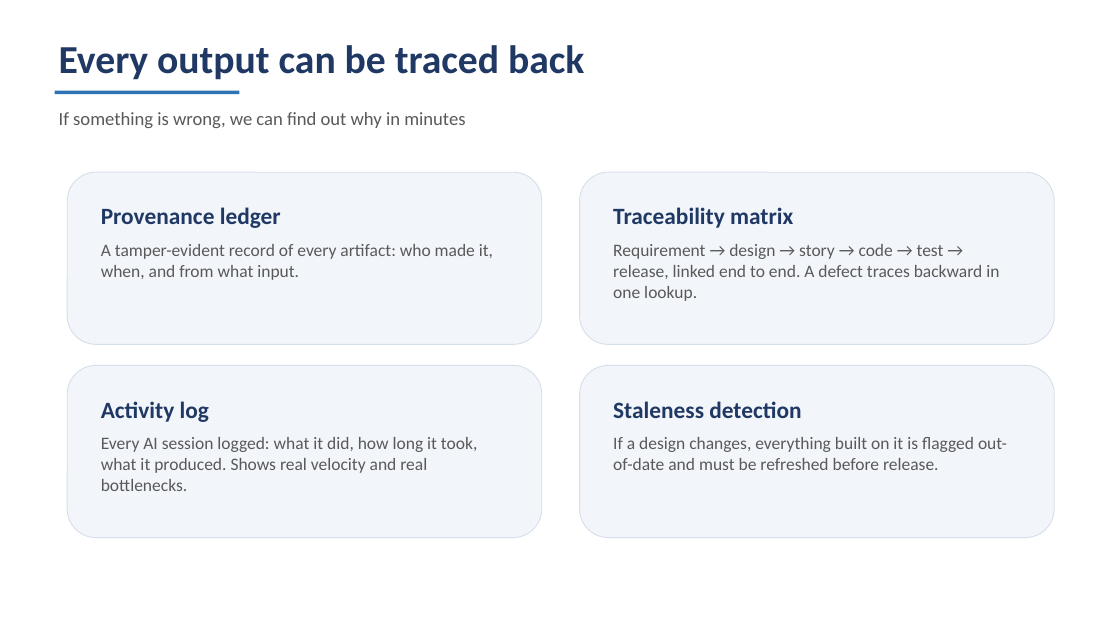
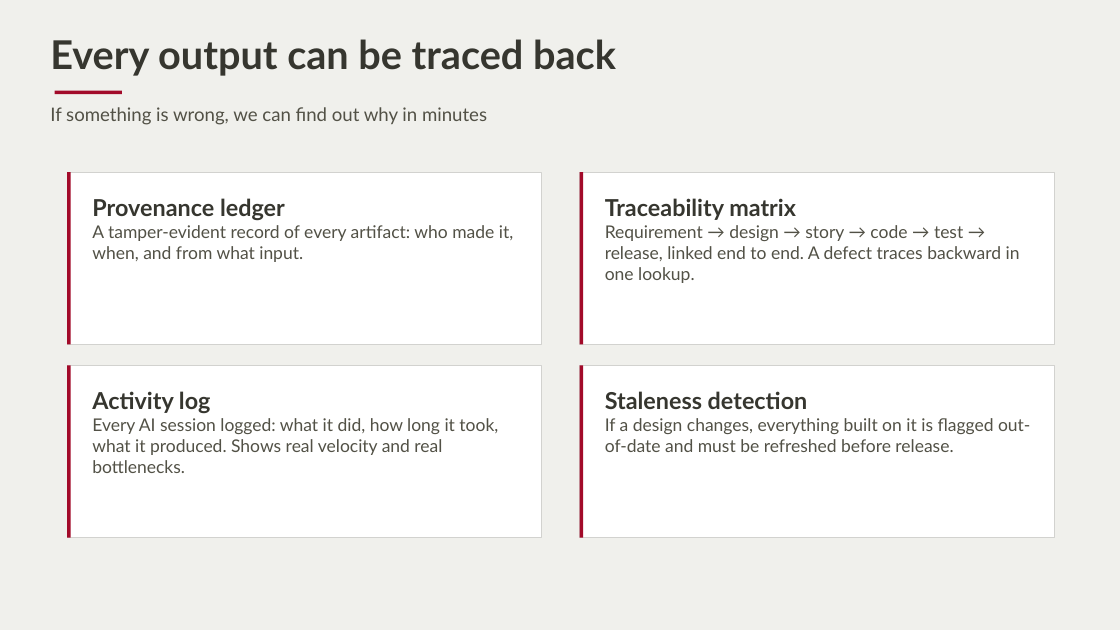
Before and after one commit to AlanLands/ams-s7-demo, a slide deck: slide 5 of docs/s7-leadership-overview.pptx. Drawn at 1120x630 pixels with LibreOffice and Linux fonts; fonts in the diff are those of the drawing. Boxes give left, top, right and bottom in pixels: in the first picture for what was removed or moved away, otherwise in the second. Text is boxed around its words. In the diff, an @@ line names an element or a change of style, - is before the commit and + after.

```diff
--- a/docs/s7-leadership-overview.pptx
+++ b/docs/s7-leadership-overview.pptx
@@ rectangle added at [0,0,1120,630], fill #F0F0EC @@
@@ text "Every output can be traced ..." at [50,39,616,76]: font Calibri to Lato, text colour #1F3864 to #36362F; less space between paragraphs @@
@@ text "If something is wrong, we ..." at [50,107,487,125]: font Calibri to Lato, text colour #595959 to #525146; less space between paragraphs @@
@@ rectangle removed at [55,91,239,94] @@
@@ rectangle added at [55,91,122,94], fill #A20A29 @@
@@ rectangle added at [67,172,542,344], fill #FFFFFF, outline #D2D2CF 1 pt @@
@@ rectangle added at [67,172,71,344], fill #A20A29 @@
@@ rectangle added at [580,172,1054,344], fill #FFFFFF, outline #D2D2CF 1 pt @@
@@ rectangle added at [580,172,583,344], fill #A20A29 @@
@@ text "Provenance ledger": place and size @@
-text "Provenance ledger" at [67,172,542,344]
+text "Provenance ledger" at [92,198,513,262]
@@ text "Provenance ledger" at [92,198,513,262]: font Calibri to Lato; text colour #1F3864 to #36362F in "Provenance ledger"; text colour #595959 to #525146 in "A tamper-evident record of every artifact: who ..."; less space between paragraphs; fill #F2F5FA to none; outline #D5DEEA 0.75 pt to none @@
@@ text "Traceability matrix": place and size @@
-text "Traceability matrix" at [580,172,1054,344]
+text "Traceability matrix" at [605,198,1020,283]
@@ text "Traceability matrix" at [605,198,1020,283]: font Calibri to Lato; text colour #1F3864 to #36362F in "Traceability matrix"; text colour #595959 to #525146 in "Requirement → design → story → code ..."; less space between paragraphs; fill #F2F5FA to none; outline #D5DEEA 0.75 pt to none @@
@@ rectangle added at [67,365,542,538], fill #FFFFFF, outline #D2D2CF 1 pt @@
@@ rectangle added at [67,365,71,538], fill #A20A29 @@
@@ text "Activity log": place and size @@
-text "Activity log" at [67,365,542,538]
+text "Activity log" at [92,391,498,473]
@@ text "Activity log" at [92,391,498,473]: font Calibri to Lato; text colour #1F3864 to #36362F in "Activity log"; text colour #595959 to #525146 in "Every AI session logged: what it did, ..."; less space between paragraphs; fill #F2F5FA to none; outline #D5DEEA 0.75 pt to none @@
@@ rectangle added at [580,365,1054,538], fill #FFFFFF, outline #D2D2CF 1 pt @@
@@ rectangle added at [580,365,583,538], fill #A20A29 @@
@@ text "Staleness detection": place and size @@
-text "Staleness detection" at [580,365,1054,538]
+text "Staleness detection" at [605,391,1030,452]
@@ text "Staleness detection" at [605,391,1030,452]: font Calibri to Lato; text colour #1F3864 to #36362F in "Staleness detection"; text colour #595959 to #525146 in "If a design changes, everything built on ..."; less space between paragraphs; fill #F2F5FA to none; outline #D5DEEA 0.75 pt to none @@
```
Also in this commit, not shown: 7 other slides changed, 18 other files.
